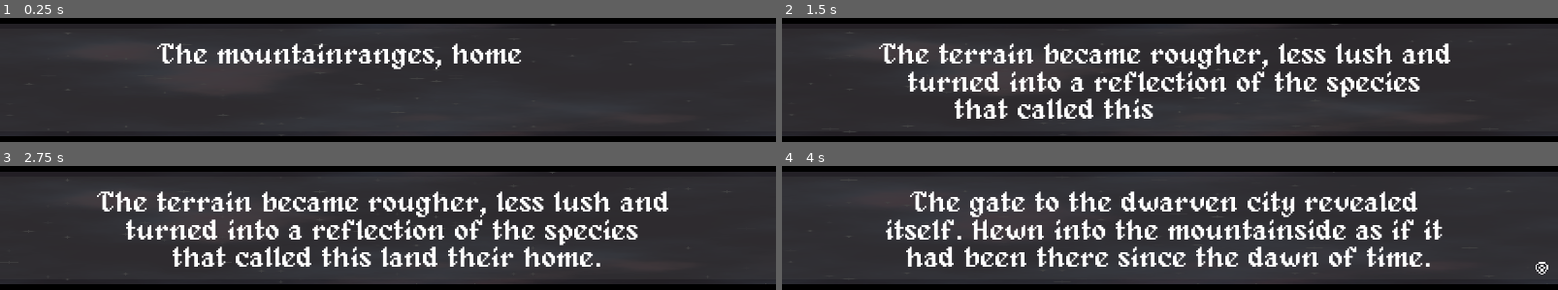
Above: before the commit, frames 1-4 (two rows, left to right).
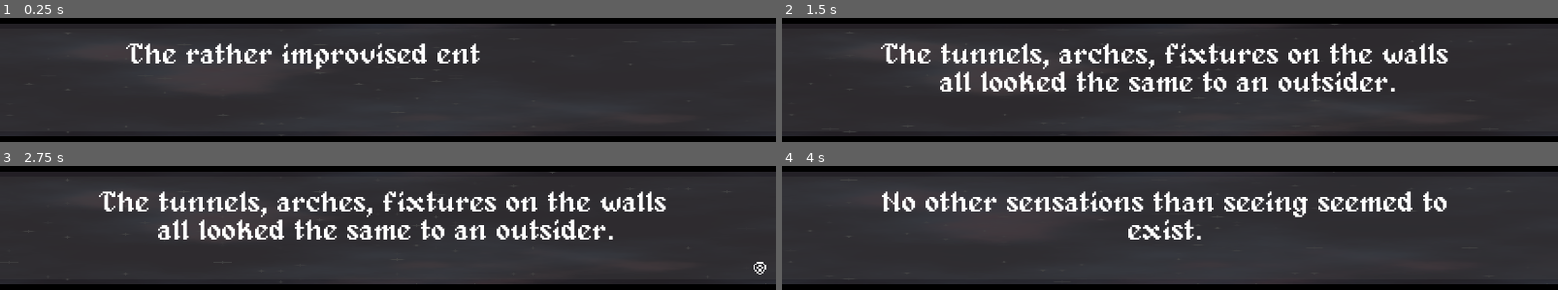
Above: after the commit, the same moments.

Repository: panorb/ludum-dare-51
Game: Godot game, scene res://scene/GameScene.tscn
Two runs of this game, one before a commit and one after it. Both use one fixed random seed, a clock stepped at 60 frames per second and the inputs below. This scene is started directly instead of the project's main scene.
Inputs:
- Up to frame 1 (0.25 s): no input
- Up to frame 2 (1.5 s): tap Enter (option_select) at 0.5 s; hold Up (ui_up) 0.53-1.28 s; hold Down (ui_down) from 1.28 s (still down)
- Up to frame 3 (2.75 s): tap Space at 2 s; release Down (ui_down) at 2.03 s; hold Up (ui_up) from 2.03 s (still down)
- Up to frame 4 (4 s): tap Enter (option_select) at 2.75 s; release Up (ui_up) at 3.53 s; hold Down (ui_down) from 3.53 s (still down)

The runs differ from the first frame. In frame 1, 4.3% of the frame differs, in the area x 16-68%, y 20-42%; in frame 2, 14%; in frame 3, 16%; in frame 4, 16%, in the area x 12-99%, y 20-88%.

Commit message:
Added blip sounds to dialogues

Diff:
--- a/godot/autoloads/Globals.gd
+++ b/godot/autoloads/Globals.gd
@@ -1,3 +1,6 @@
 extends Node
 
+var music_volume := 0.8
+var effect_volume := 0.6
+
 var david_exhausted = false
--- /dev/null
+++ b/godot/autoloads/SoundController.gd
@@ -0,0 +1,103 @@
+extends Node
+
+const MUSIC_LAYERS: int = 3
+const EFFECT_LAYERS: int = 10
+var _effect: Array = []
+var _music: Array = []
+onready var _tween: Tween = null
+
+# Playback Options
+var _loop: bool = true
+
+func _ready() -> void:
+	_tween = Tween.new()
+	add_child(_tween)
+
+	for i in range(MUSIC_LAYERS):
+		_music.append(AudioStreamPlayer.new())
+		_music[i].bus = str("BGM",i)
+		_music[i].volume_db = linear2db(Globals.music_volume)
+		add_child(_music[i])
+
+	for i in range(EFFECT_LAYERS):
+		_effect.append(AudioStreamPlayer.new())
+		_effect[i].volume_db =  linear2db(Globals.effect_volume)
+		_effect[i].bus = str("SFX",i)
+		add_child(_effect[i])
+
+func get_audio_effect_player(channel: int) -> AudioStreamPlayer:
+	return _effect[channel]
+
+func play_music(filename: String, channel: int = 0, \
+	volume : float = -1, should_loop: bool = true) -> void:
+	if volume < 0:
+		volume = Globals.music_volume
+
+	var path = "res://Shared/Music/" + filename
+
+	var stream = load(path)
+	_music[channel].volume_db = linear2db(volume)
+	_music[channel].stop()
+	_music[channel].stream = stream
+	_music[channel].play()
+	_loop=should_loop
+
+func crossfade_music_channels(channel_from : int, channel_to : int):
+	var from = _music[channel_from]
+	var to = _music[channel_to]
+
+	_tween.stop_all()
+	_tween.interpolate_property(from, "volume_db", null, -100, 3, Tween.TRANS_LINEAR)
+	_tween.interpolate_property(to, "volume_db", null, Globals.music_volume, 0.5, Tween.TRANS_LINEAR)
+	_tween.start()
+
+func set_music_volume(channel: int, volume : float = -1):
+	if volume < 0:
+		volume = Globals.music_volume
+
+	_music[channel].volume_db = linear2db(volume)
+
+func set_effect_volume(channel: int, volume : float = -1):
+	if volume < 0:
+		volume = Globals.effect_volume
+
+	_effect[channel].volume_db = linear2db(volume)
+
+var effect_channel_idx = 0
+
+func play_effect(filename: String, pitch_scale : float = 1, volume : float = -1) -> void:
+	if volume < 0:
+		volume = Globals.effect_volume
+
+	if effect_channel_idx >= len(_effect):
+		effect_channel_idx = 0
+
+	var path = "res://sounds/" + filename
+
+	var stream = load(path)
+	_effect[effect_channel_idx].pitch_scale = pitch_scale
+	_effect[effect_channel_idx].volume_db = linear2db(volume)
+	_effect[effect_channel_idx].stop()
+	_effect[effect_channel_idx].stream = stream
+	_effect[effect_channel_idx].play()
+
+	effect_channel_idx += 1
+
+
+func stop_music()-> void:
+	for i in range(MUSIC_LAYERS):
+		_music[i].stop()
+
+
+func stop_effect(channel: int) -> void:
+	_effect[channel].stop()
+
+
+func stop_effects()-> void:
+	for i in range(0,EFFECT_LAYERS):
+		_effect[i].stop()
+
+
+func stop_all() -> void:
+	stop_music()
+	stop_effects()
--- /dev/null
+++ b/godot/default_bus_layout.tres
@@ -0,0 +1,9 @@
+[gd_resource type="AudioBusLayout" format=2]
+
+[resource]
+bus/1/name = "TextBlips"
+bus/1/solo = false
+bus/1/mute = false
+bus/1/bypass_fx = false
+bus/1/volume_db = 0.0
+bus/1/send = "Master"
--- /dev/null
+++ b/godot/gui/dialogue/BlipTimer.gd
@@ -0,0 +1,4 @@
+extends Timer
+
+export(String, FILE) var sound_file = "default_blip.wav"
+export(float, 0.01, 4.0) var pitch_scale = 1.0
--- a/godot/gui/dialogue/ChoiceBox.tscn
+++ b/godot/gui/dialogue/ChoiceBox.tscn
@@ -3,8 +3,9 @@
 [ext_resource path="res://gui/dialogue/ChoiceBox.gd" type="Script" id=1]
 [ext_resource path="res://gui/main_theme.tres" type="Theme" id=2]
 [ext_resource path="res://gui/outline_shader.shader" type="Shader" id=3]
-[ext_resource path="res://gui/dialogue/beep.wav" type="AudioStream" id=4]
+[ext_resource path="res://sounds/default_blip.wav" type="AudioStream" id=4]
 [ext_resource path="res://gui/alagart_14.tres" type="DynamicFont" id=5]
+
 
 [sub_resource type="StyleBoxFlat" id=4]
 bg_color = Color( 1, 1, 1, 1 )
--- a/godot/gui/dialogue/DialogueBox.gd
+++ b/godot/gui/dialogue/DialogueBox.gd
@@ -3,21 +3,33 @@
 var display_name : String setget _set_display_name, _get_display_name
 var text : String setget _set_text, _get_text
 
-var need_to_wait : bool setget _set_need_to_wait
-
 onready var dialogue_text = get_node("%DialogueText")
 onready var character_name = get_node("%CharacterName")
 
 onready var tween = get_node("Tween")
+onready var blip_timers_node = get_node("BlipTimers")
 
 onready var proceed_indicator = get_node("BoxPanel/ProceedIndicator")
 onready var proceed_indicator_timer = get_node("BoxPanel/ProceedIndicator/Timer")
 
+var _play_blips = false
+
 signal reading_finished
+
+func _ready():
+	for blip_timer in blip_timers_node.get_children():
+		blip_timer.connect("timeout", self, "_on_blip_timer_timeout", [blip_timer])
+
+	proceed_indicator_timer.connect("timeout", self, "_on_ProceedIndicator_switch")
+	tween.connect("tween_all_completed", self, "_animation_finished")
 
 func _set_text(new_val):
 	dialogue_text.text = new_val
 	_animate_dialogue_text()
+
+func _on_blip_timer_timeout(node):
+	if node.name.ends_with(display_name) and _play_blips:
+		SoundController.play_effect(node.sound_file, node.pitch_scale)
 
 func _get_text():
 	return dialogue_text.text
@@ -28,31 +40,21 @@
 func _get_display_name():
 	return character_name.text
 
-func _set_need_to_wait(new_val):
-	need_to_wait = new_val
-
 func _input(event):
 	if event.is_action_pressed("option_select"):
 		print("enter")
+		_play_blips = false
 		emit_signal("reading_finished")
-
-func _on_tween_all_completed():
-	need_to_wait = false
-
-func _ready():
-	need_to_wait = false
-	yield(get_tree().create_timer(1.0), "timeout")
-	proceed_indicator_timer.connect("timeout", self, "_on_ProceedIndicator_switch")
-	tween.connect("tween_all_completed", self, "_on_tween_all_completed")
 
 func _on_ProceedIndicator_switch():
 	proceed_indicator.visible = dialogue_text.percent_visible == 1.0 and not proceed_indicator.visible
-
-func _on_animation_finished(animation_name):
-	print(animation_name)
 
 func _animate_dialogue_text():
 	tween.stop_all()
 	tween.reset_all()
 	tween.interpolate_property(dialogue_text, "percent_visible", 0.0, 1.0, len(self.text) * 0.01)
+	_play_blips = true
 	tween.start()
+
+func _animation_finished():
+	_play_blips = false
--- a/godot/gui/dialogue/DialogueBox.tscn
+++ b/godot/gui/dialogue/DialogueBox.tscn
@@ -3,7 +3,7 @@
 [ext_resource path="res://gui/dialogue/DialogueBox.gd" type="Script" id=1]
 [ext_resource path="res://gui/main_theme.tres" type="Theme" id=2]
 [ext_resource path="res://gui/dialogue/proceed_indicator.png" type="Texture" id=3]
-[ext_resource path="res://gui/dialogue/beep.wav" type="AudioStream" id=4]
+[ext_resource path="res://gui/dialogue/BlipTimer.gd" type="Script" id=4]
 
 [sub_resource type="StyleBoxFlat" id=1]
 bg_color = Color( 1, 1, 1, 1 )
@@ -78,9 +78,23 @@
 
 [node name="Tween" type="Tween" parent="."]
 
-[node name="Sounds" type="Node" parent="."]
+[node name="BlipTimers" type="Node" parent="."]
 
-[node name="SoundBeep" type="AudioStreamPlayer" parent="Sounds"]
-stream = ExtResource( 4 )
-volume_db = -20.0
-pitch_scale = 0.7
+[node name="TimerDavid" type="Timer" parent="BlipTimers"]
+process_mode = 0
+wait_time = 0.3
+autostart = true
+script = ExtResource( 4 )
+
+[node name="TimerPorkus" type="Timer" parent="BlipTimers"]
+process_mode = 0
+wait_time = 0.6
+autostart = true
+script = ExtResource( 4 )
+
+[node name="TimerAlex" type="Timer" parent="BlipTimers"]
+process_mode = 0
+wait_time = 0.45
+autostart = true
+script = ExtResource( 4 )
+pitch_scale = 3.0
--- a/godot/gui/dialogue/NarratorStage.gd
+++ b/godot/gui/dialogue/NarratorStage.gd
@@ -1,8 +1,6 @@
 extends Control
 
 var text : String setget _set_text, _get_text
-
-var need_to_wait : bool setget _set_need_to_wait
 
 onready var dialogue_text = get_node("%DialogueText")
 
@@ -20,22 +18,14 @@
 func _get_text():
 	return dialogue_text.text
 
-func _set_need_to_wait(new_val):
-	need_to_wait = new_val
-
 func _input(event):
 	if event.is_action_pressed("option_select"):
 		print("enter")
 		emit_signal("reading_finished")
 
-func _on_tween_all_completed():
-	need_to_wait = false
 
 func _ready():
-	need_to_wait = false
-	yield(get_tree().create_timer(1.0), "timeout")
 	proceed_indicator_timer.connect("timeout", self, "_on_ProceedIndicator_switch")
-	tween.connect("tween_all_completed", self, "_on_tween_all_completed")
 
 func _on_ProceedIndicator_switch():
 	proceed_indicator.visible = dialogue_text.percent_visible == 1.0 and not proceed_indicator.visible
--- a/godot/gui/dialogue/NarratorStage.tscn
+++ b/godot/gui/dialogue/NarratorStage.tscn
@@ -3,7 +3,7 @@
 [ext_resource path="res://gui/dialogue/NarratorStage.gd" type="Script" id=1]
 [ext_resource path="res://gui/main_theme.tres" type="Theme" id=2]
 [ext_resource path="res://gui/dialogue/proceed_indicator.png" type="Texture" id=3]
-[ext_resource path="res://gui/dialogue/beep.wav" type="AudioStream" id=4]
+[ext_resource path="res://sounds/default_blip.wav" type="AudioStream" id=4]
 
 [sub_resource type="Shader" id=2]
 code = "shader_type canvas_item;
--- a/godot/project.godot
+++ b/godot/project.godot
@@ -17,6 +17,7 @@
 [autoload]
 
 Globals="*res://autoloads/Globals.gd"
+SoundController="*res://autoloads/SoundController.gd"
 
 [display]
 
--- a/godot/scene/DialogueManager.gd
+++ b/godot/scene/DialogueManager.gd
@@ -20,7 +20,7 @@
 
 # Called when the node enters the scene tree for the first time.
 func _ready():
-	start_dialogue("res://content/dialogue/Chapter2P1.json")
+	start_dialogue("res://content/dialogue/Chapter2P2.json")
 	handle_current_node()
 	pass # Replace with function body.
 
Not shown, changed: godot/sounds/default_blip.wav.import
Not shown, added: godot/sounds/default_blip.wav
